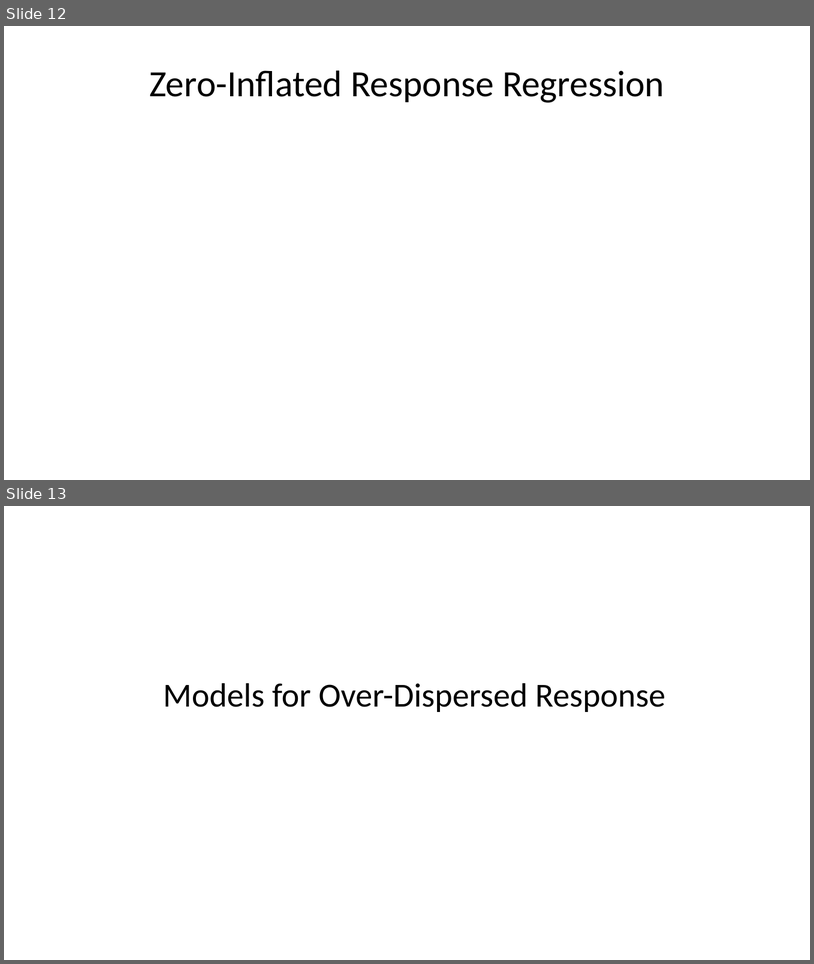
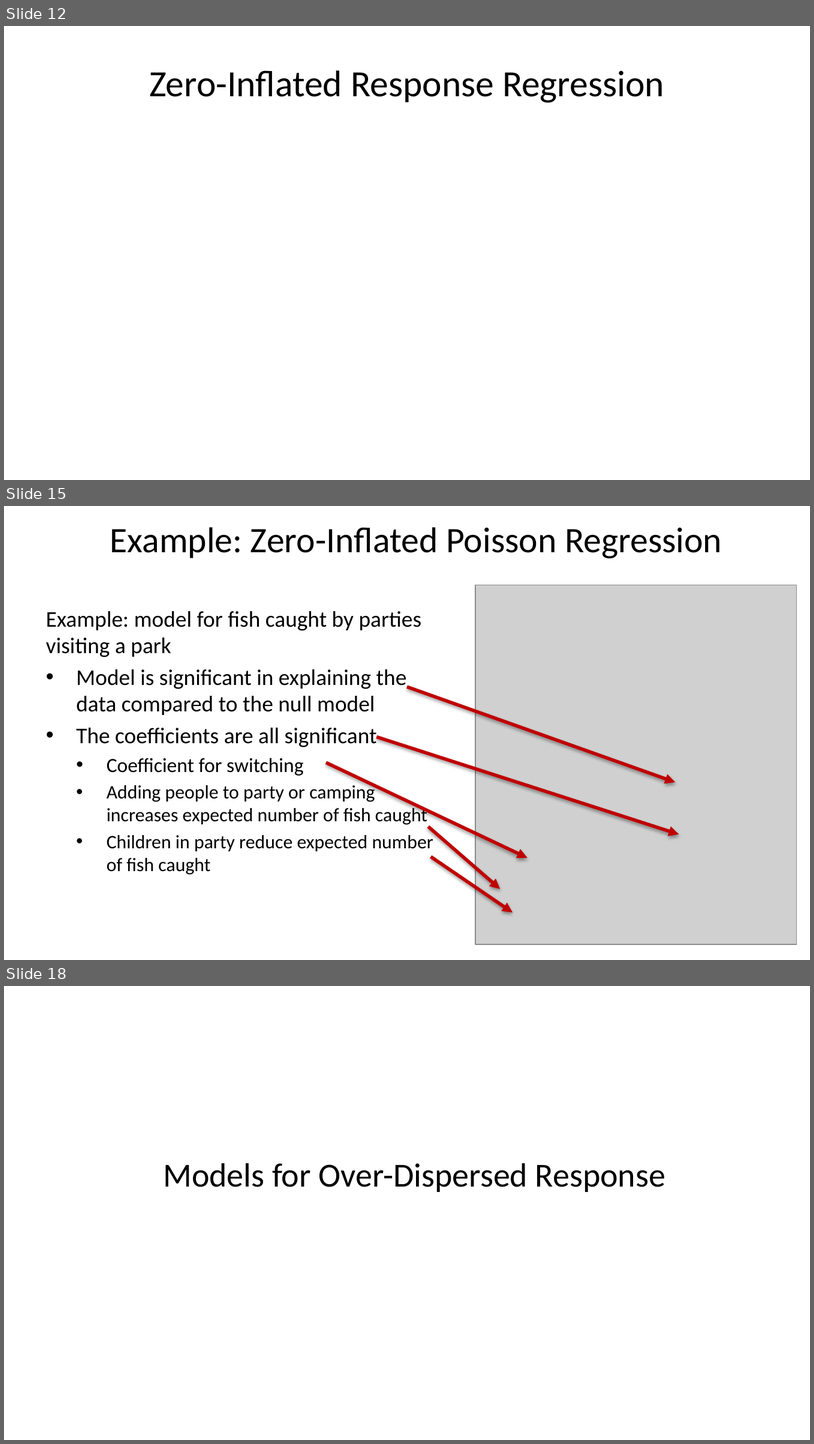
Before and after one commit to StephenElston/CSCI-E-83, a slide deck: LectureSlides/10b_ModelsFor OutliersAndOverdispersion.pptx. Shown one above the other, each under a label of ours: slides 12 and 13 before the commit, slides 12, 15 and 18 after it; the slides between them are not shown. The pictures are 814x964 and 814x1444 pixels, drawn with LibreOffice and Linux fonts; fonts in the diff are those of the drawing; grey boxes stand for pictures. Boxes give left, top, right and bottom in pixels: in the first picture for what was removed or moved away, otherwise in the second. Text is boxed around its words. In the diff, an @@ line names an element or a change of style, - is before the commit and + after.

Commit message:
Added additional examples to slide deck

```diff
--- a/LectureSlides/10b_ModelsFor OutliersAndOverdispersion.pptx
+++ b/LectureSlides/10b_ModelsFor OutliersAndOverdispersion.pptx
@@ slide 15 added at box(4, 506, 810, 960), background #FFFFFF @@
@@ title added at box(110, 527, 722, 559), 32 pt, text #000000 @@
+Example: Zero-Inflated Poisson Regression
@@ picture added at box(476, 585, 797, 945) @@
@@ text added at box(46, 611, 434, 874), 20 pt, text #000000 @@
+Example: model for fish caught by parties visiting a park
+• Model is significant in explaining the data compared to the null model
+• The coefficients are all significant
+  • Coefficient for switching
+  • Adding people to party or camping increases expected number of fish caught
+  • Children in party reduce expected number of fish caught
@@ arrow added from (407, 687) to (676, 782), #C00000 3 pt @@
@@ arrow added from (377, 736) to (679, 834), #C00000 3 pt @@
@@ arrow added from (327, 762) to (527, 858), #C00000 3 pt @@
@@ arrow added from (428, 826) to (500, 889), #C00000 3 pt @@
@@ arrow added from (431, 857) to (513, 912), #C00000 3 pt @@
@@ what was slide 13 is now slide 18 @@
```
Also in this commit, not shown: 1 slide changed, 11 other slides added, 2 slides removed.
